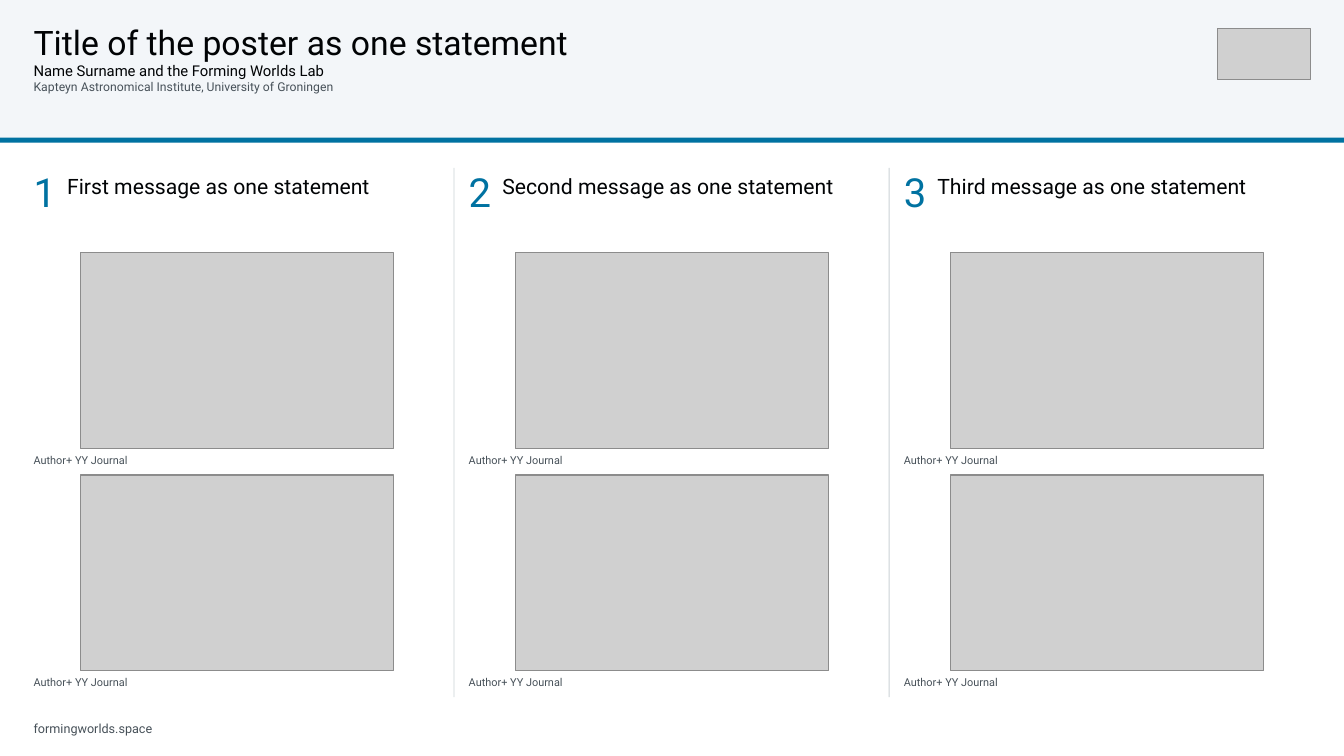
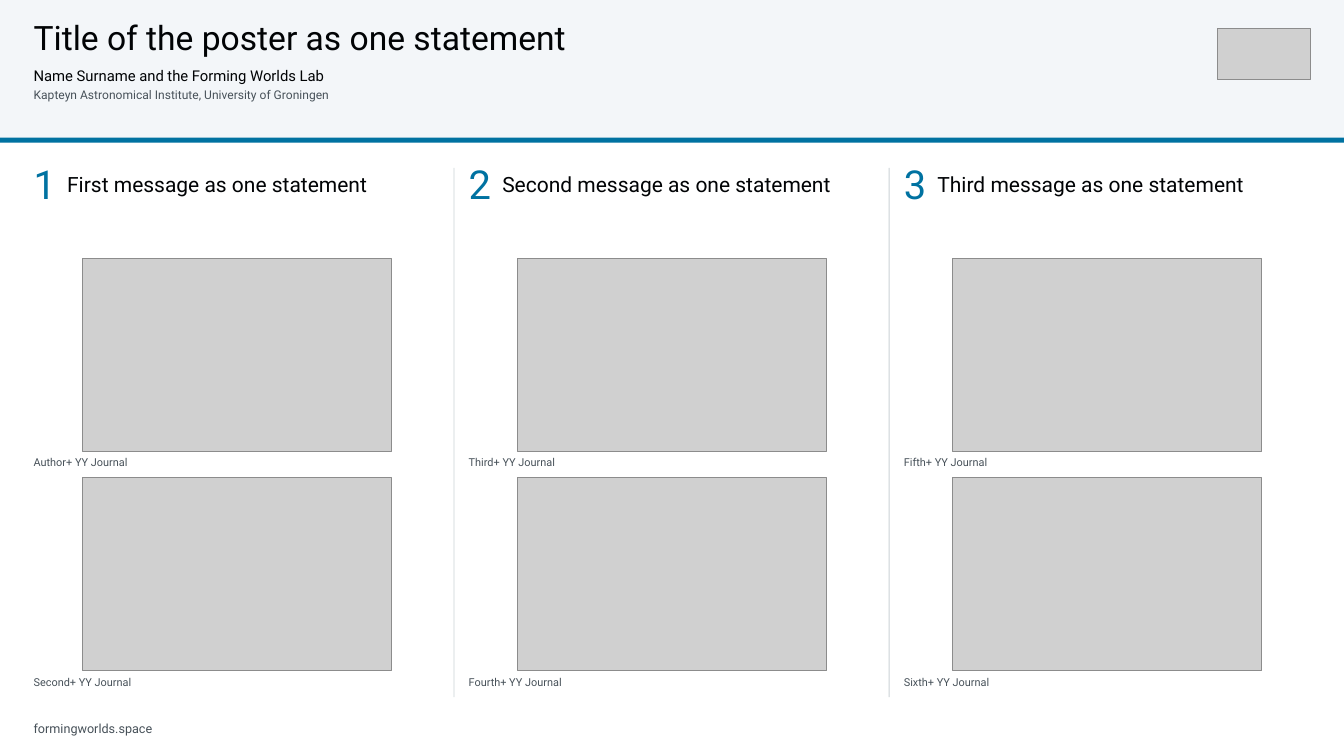
Before and after one commit to FormingWorlds/fwl-visual-language, a slide deck: slide 2 of templates/Forming Worlds Poster (slide).pptx. Drawn at 1344x756 pixels with LibreOffice and Linux fonts; fonts in the diff are those of the drawing; grey boxes stand for pictures. Boxes give left, top, right and bottom in pixels: in the first picture for what was removed or moved away, otherwise in the second. Text is boxed around its words. In the diff, an @@ line names an element or a change of style, - is before the commit and + after.

Commit message:
Measure every poster text and keep the PowerPoint posters to the same rules
A long title ran over the header rule and a long reference reached the separator line. Both builders now measure every text: a statement may push its figures down, while a title block, a reference or a contact line that does not fit its space stops the build with an error that names it. The PowerPoint builder measures with the bundled Geist faces, sets the LaTeX line pitch as an exact spacing, converts design units with 72 points per inch, and spaces the header lines as LaTeX does; figures in the light look fill their box in both builders. The placeholder figure is a file in the package, so the template build does not depend on the PNG encoder. The tests check every text, the colours of ground, header and rule, statements that push their figures, text that does not fit, figure aspects, panels and type sizes, and the CI LaTeX job runs the new compile tests.

```diff
--- a/templates/Forming Worlds Poster (slide).pptx
+++ b/templates/Forming Worlds Poster (slide).pptx
@@ text "Title of the poster as ..." at [34, 24, 565, 102]: size 24.1 to 24 pt in "Title of the poster as one statement"; size 8.7 to 8.6 pt in "Kapteyn Astronomical Institute, University of Groningen"; line spacing 1 to 25.9pt; line spacing 1 to 12.1pt; more space between paragraphs; line spacing 1 to 9.9pt @@
@@ size 28.6 to 28.5 pt; line spacing 1 to 28.5pt in 3 elements at [34, 170, 56, 199], [469, 170, 491, 199], [904, 170, 926, 200] @@
@@ size 15.1 to 15 pt; line spacing 1 to 16.8pt in 3 elements at [67, 177, 367, 197], [502, 176, 830, 197], [937, 176, 1244, 197] @@
@@ picture: place and size @@
-picture at [80, 253, 393, 449]
+picture at [83, 258, 392, 452]
@@ picture: place and size @@
-picture at [515, 253, 829, 449]
+picture at [517, 258, 827, 452]
@@ picture: place and size @@
-picture at [951, 253, 1264, 449]
+picture at [953, 258, 1262, 452]
@@ text "Author+ YY Journal" at [34, 458, 128, 466]: line spacing 1 to 9pt @@
@@ text at [469, 458, 555, 466]: text changed @@
-Author+ YY Journal
+Third+ YY Journal
@@ text at [904, 457, 988, 466]: text changed @@
-Author+ YY Journal
+Fifth+ YY Journal
@@ text at [34, 678, 132, 686]: text changed @@
-Author+ YY Journal
+Second+ YY Journal
@@ text at [469, 678, 562, 686]: text changed @@
-Author+ YY Journal
+Fourth+ YY Journal
@@ text at [904, 678, 990, 686]: text changed @@
-Author+ YY Journal
+Sixth+ YY Journal
```
Also in this commit, not shown: 1 other slide changed, 9 other files.
